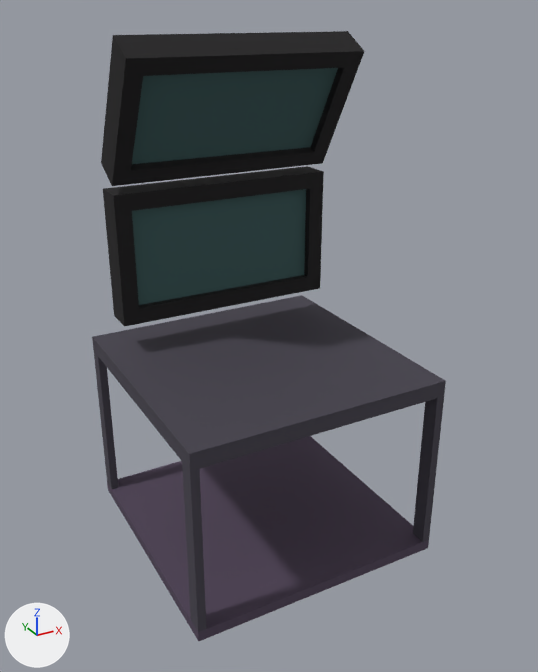
Renders of the COLLADA model meshes/building-tiles/monitor1.dae from each side of a commit.
One viewpoint serves both versions: a camera (50 mm lens) standing at (-0.0121, -0.0229, 0.0198) and looking at (0.0002, -0.0006, 0.0086). The lights are fixed; the arrows at lower left show +X, +Y and +Z.

The scene before the commit, as lines of its bpy script (objects in view):
```python
me_monitor1_msh1mesh = bpy.data.meshes.new('monitor1_MSH1Mesh')
me_monitor1_msh1mesh.from_pydata(...)  # 176 vertices, 336 faces; spans x -0.005..0.005, y -0.005..0.005, z 0.0..0.019
me_monitor1_msh1mesh.materials.append(mat_lambert1)
ob_monitor1_msh1 = bpy.data.objects.new('monitor1_MSH1', me_monitor1_msh1mesh)
ob_monitor1_msh1.location = (0.0, 0.0, 0.0)
```
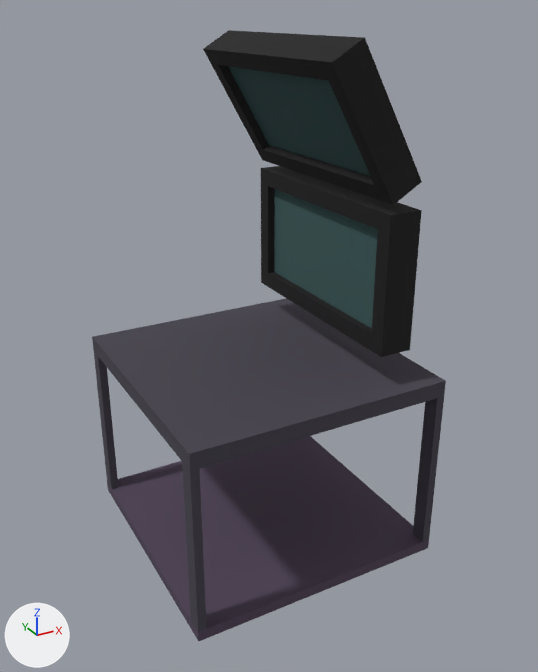
Changed parts and their boxes [x1, y1, x2, y2] in the pictures (538 x 672 px; the box of a moved part takes in the faces that stretch with it):
'monitor1_MSH1', reshaped: before [92, 31, 446, 641]; after [92, 30, 446, 641]
part 1 of me_monitor1_msh1mesh, moved or reshaped: before [103, 166, 324, 327]; after [261, 166, 422, 357]
part 2 of me_monitor1_msh1mesh, moved or reshaped: before [101, 31, 364, 186]; after [203, 30, 422, 205]

What the commit changed:
me_monitor1_msh1mesh has 176 vertices, 336 faces and spans x -0.005..0.005, y -0.005..0.005, z 0.0..0.019.
me_monitor1_msh1mesh is used by ob_monitor1_msh1; location (0.0, 0.0, 0.0).
me_monitor1_msh1mesh part 1: the loose piece of 48 vertices spanning x -0.0044..0.0044, y 0.0025..0.0037, z 0.0088..0.0137 is turned -90 degrees about the z axis through the mesh origin.
me_monitor1_msh1mesh part 2: the loose piece of 48 vertices spanning x -0.0044..0.0044, y 0.0001..0.0037, z 0.0141..0.019 is turned -90 degrees about the z axis through the mesh origin.
